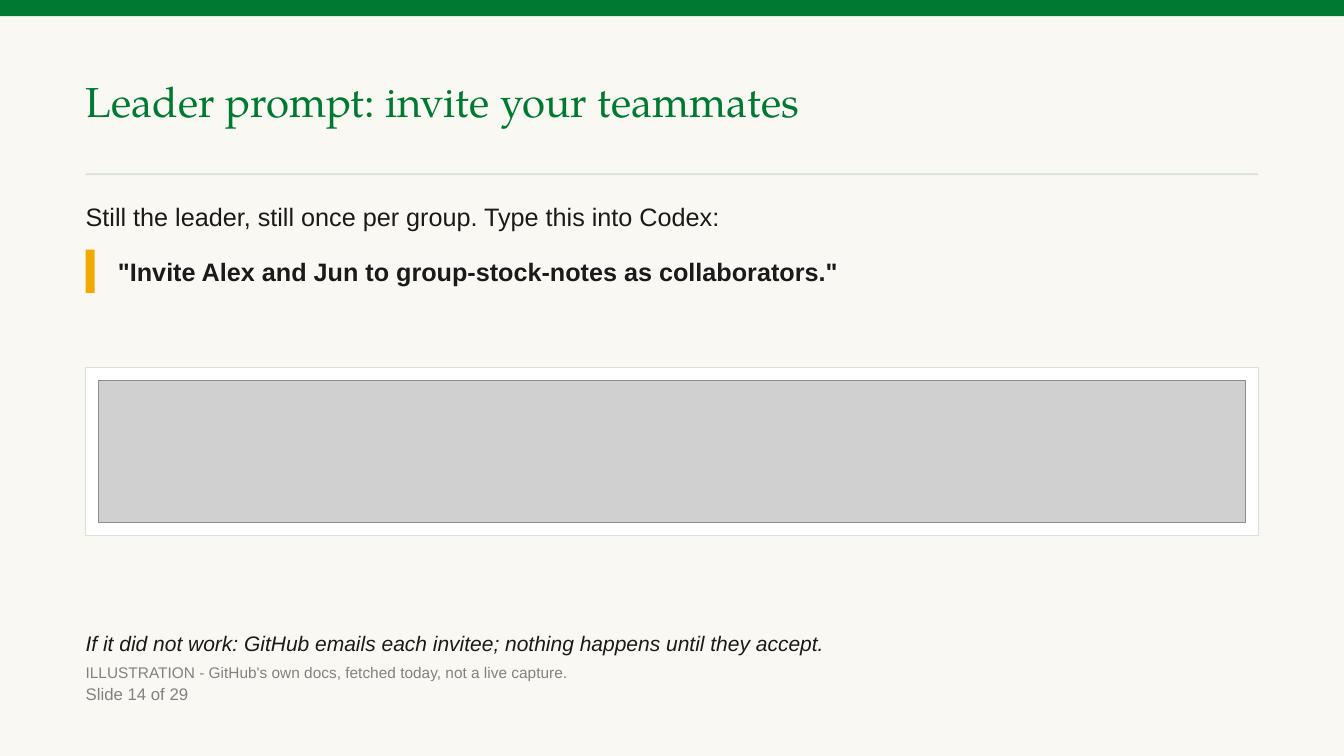
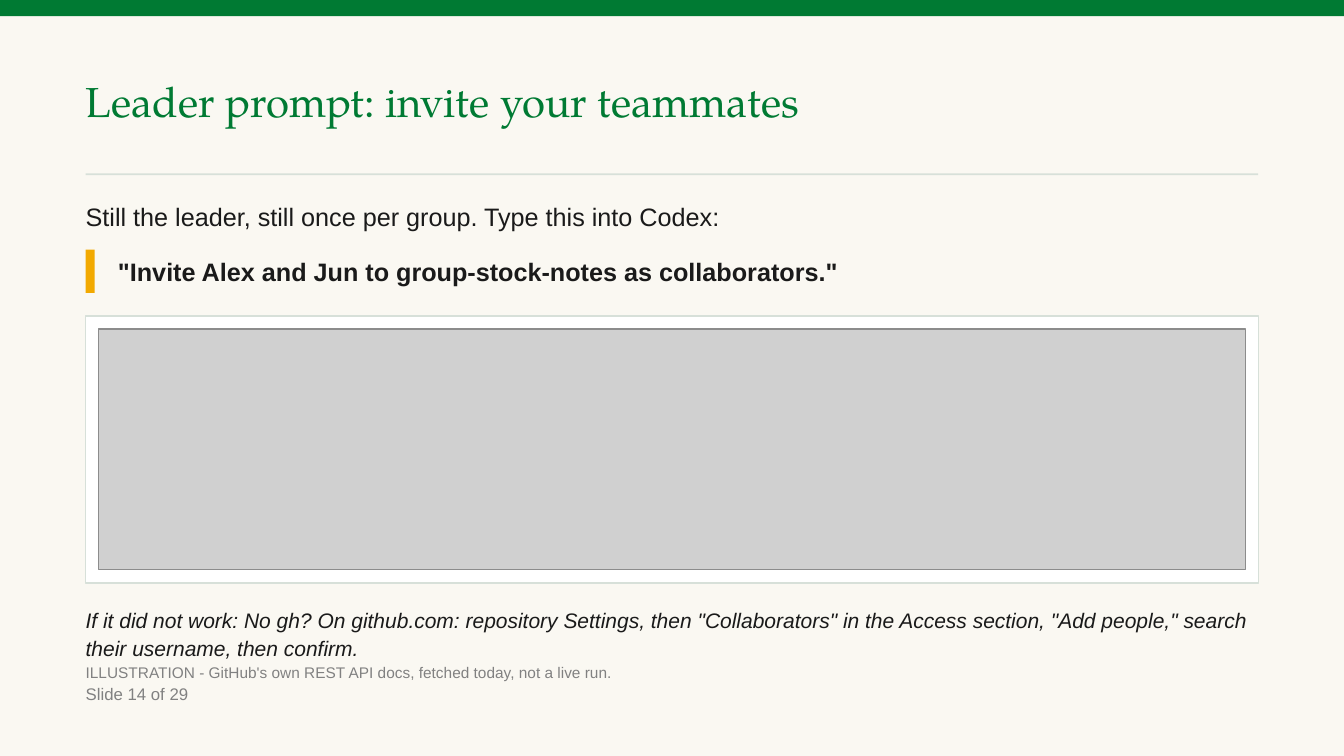
Before and after one commit to benjiesotelo-sudo/Telos_FIN1209, a slide deck: slide 15 of special-lecture/FIN1209-Special-Lecture-AI-Tools-Student-Edition.pptx. Drawn at 1344x756 pixels with LibreOffice and Linux fonts; fonts in the diff are those of the drawing; grey boxes stand for pictures. Boxes give left, top, right and bottom in pixels: in the first picture for what was removed or moved away, otherwise in the second. Text is boxed around its words. In the diff, an @@ line names an element or a change of style, - is before the commit and + after.

```diff
--- a/special-lecture/FIN1209-Special-Lecture-AI-Tools-Student-Edition.pptx
+++ b/special-lecture/FIN1209-Special-Lecture-AI-Tools-Student-Edition.pptx
@@ rectangle resized from (x1=86, y1=368, x2=1258, y2=536) to (x1=86, y1=316, x2=1258, y2=583) @@
@@ picture resized from (x1=99, y1=381, x2=1245, y2=523) to (x1=99, y1=329, x2=1245, y2=570) @@
@@ text at (x1=86, y1=612, x2=1247, y2=659): text changed @@
-If it did not work: GitHub emails each invitee; nothing happens until they accept.
+If it did not work: No gh? On github.com: repository Settings, then "Collaborators" in the Access section, "Add people," search their username, then confirm.
@@ text at (x1=86, y1=667, x2=612, y2=681): text changed @@
-ILLUSTRATION - GitHub's own docs, fetched today, not a live capture.
+ILLUSTRATION - GitHub's own REST API docs, fetched today, not a live run.
```
Also in this commit, not shown: 12 other slides changed, 3 other files.
